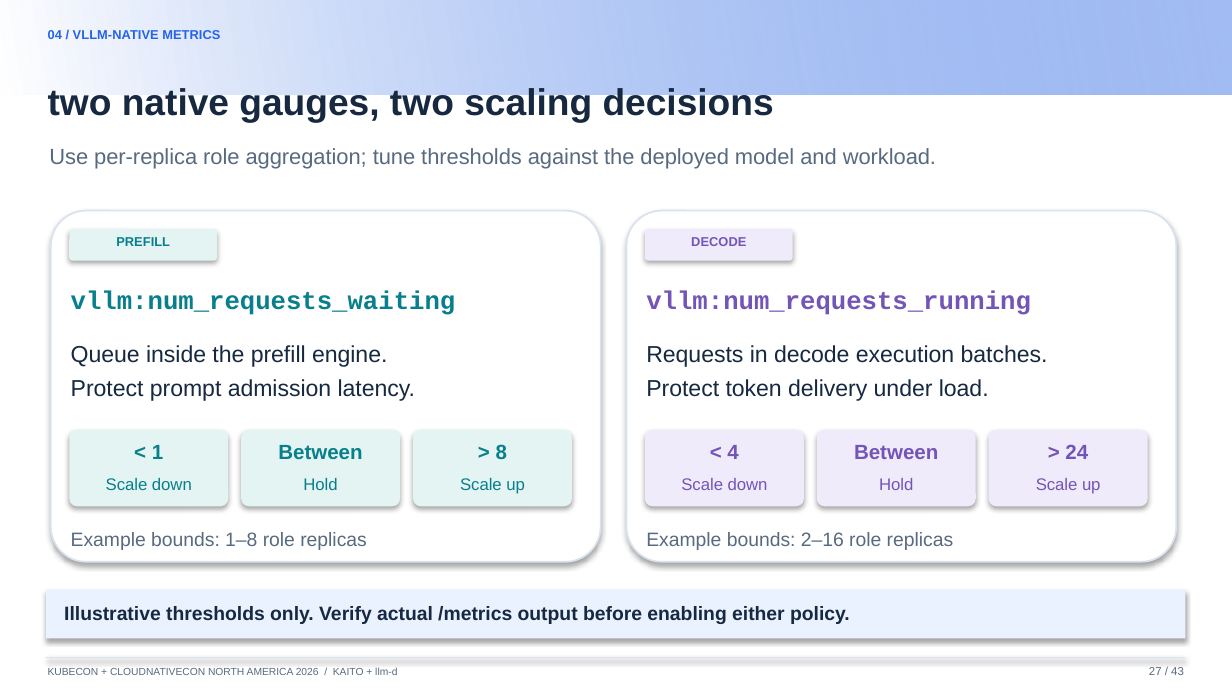
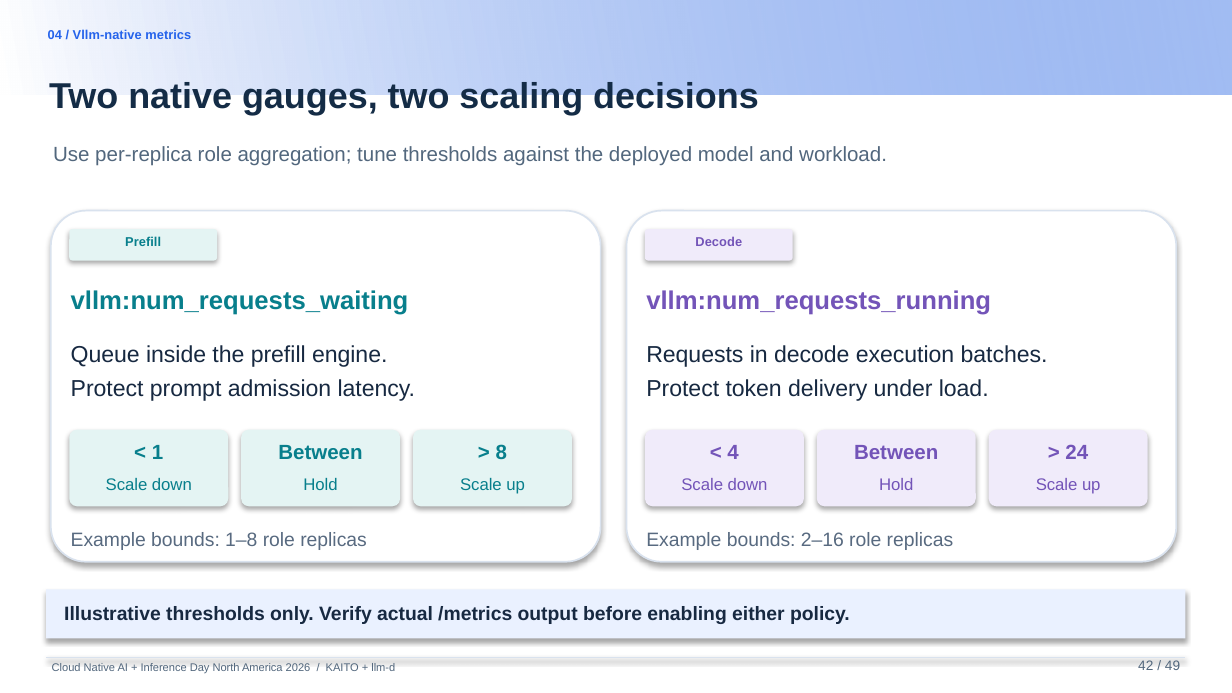
Before and after one commit to andyzhangx/demo, a slide deck: slide 42 of llm/pd-disaggregation/kubecon-na-2026-pd-disaggregation-kaito-llmd.pptx. Drawn at 1232x693 pixels with LibreOffice and Linux fonts; fonts in the diff are those of the drawing; background and template pictures are left out. Boxes give left, top, right and bottom in pixels: in the first picture for what was removed or moved away, otherwise in the second. Text is boxed around its words. In the diff, an @@ line names an element or a change of style, - is before the commit and + after.

```diff
--- a/llm/pd-disaggregation/kubecon-na-2026-pd-disaggregation-kaito-llmd.pptx
+++ b/llm/pd-disaggregation/kubecon-na-2026-pd-disaggregation-kaito-llmd.pptx
@@ text at (48,29,191,39): text changed @@
-04 / VLLM-NATIVE METRICS
+04 / Vllm-native metrics
@@ text at (49,82,759,115): text changed; size 21.8 to 21 pt; text colour #172941 to #142C46 @@
-two native gauges, two scaling decisions
+Two native gauges, two scaling decisions
@@ text "Use per-replica role aggregation; tune ..." at (53,146,887,166): size 12.8 to 12 pt, text colour #586A80 to #52677D @@
@@ text at (125,236,161,246): text changed @@
-PREFILL
+Prefill
@@ text at (695,236,742,246): text changed @@
-DECODE
+Decode
@@ text "vllm:num_requests_waiting" at (71,290,409,315): font Courier New to Arial @@
@@ text "vllm:num_requests_running" at (646,290,991,315): font Courier New to Arial @@
@@ text at (52,663,395,673): text changed; size 6 to 6.5 pt; text colour #586A80 to #52677D @@
-KUBECON + CLOUDNATIVECON NORTH AMERICA 2026 / KAITO + llm-d
+Cloud Native AI + Inference Day North America 2026 / KAITO + llm-d
@@ text added at (1138,660,1180,670), 8 pt, text #52677D @@
+42 / 49
@@ text removed at (1149,667,1184,675) @@
-27 / 43
```
Also in this commit, not shown: 40 other slides changed, 7 slides added, 7 slides removed.
